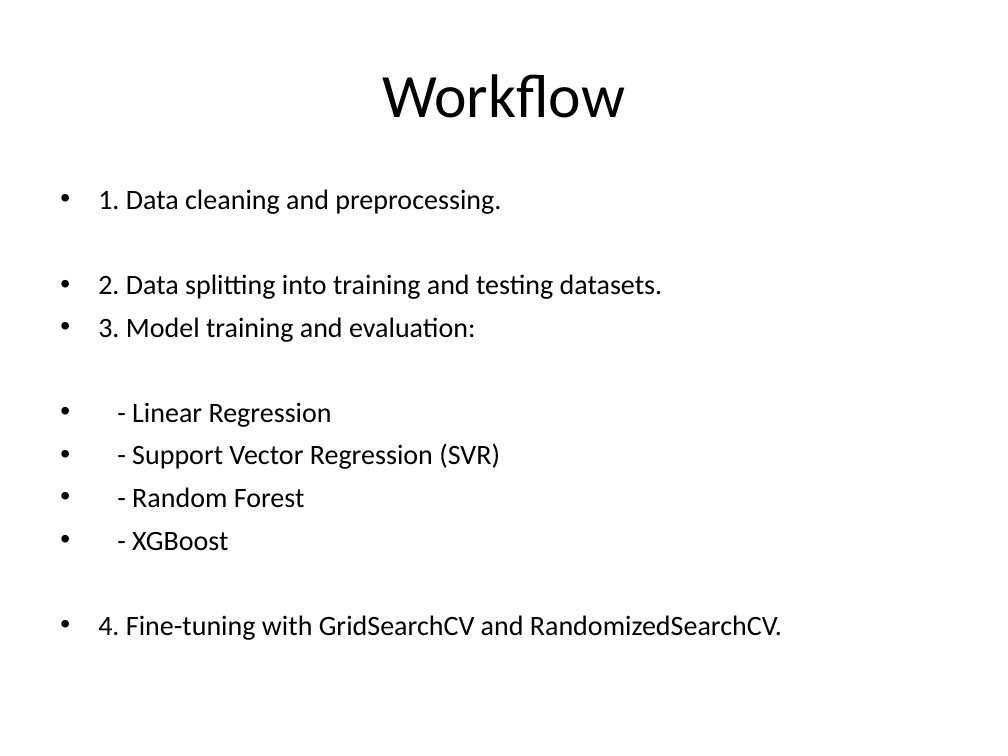
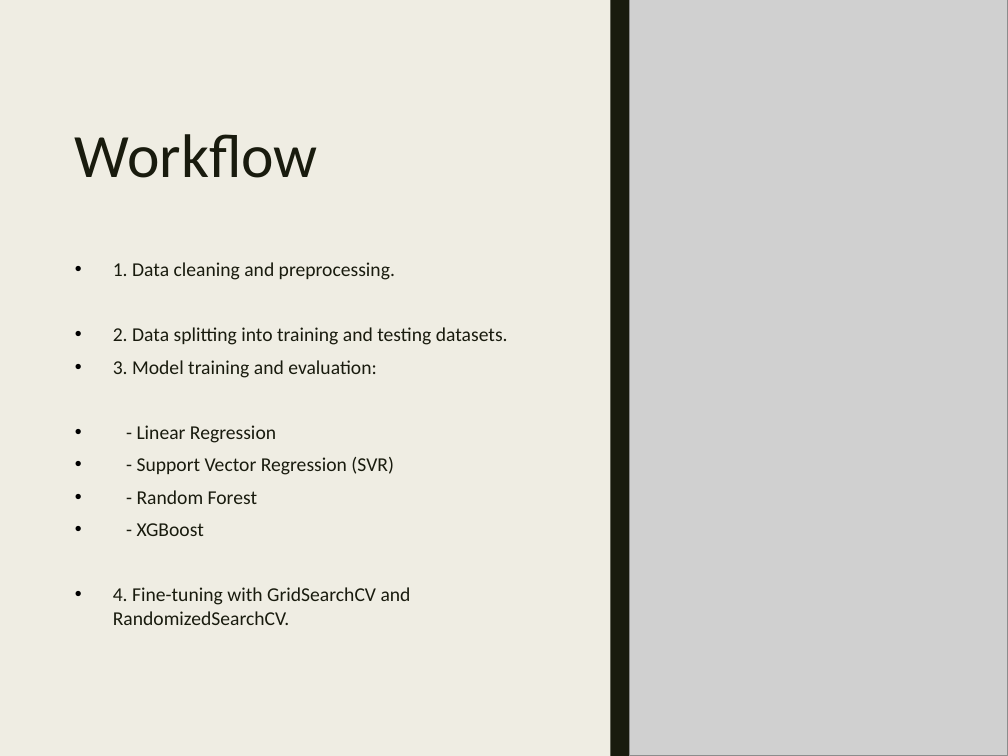
Before and after one commit to ClaensData95/LHL-Midterm-Project, a slide deck: slide 3 of Data-Science-Mdterm-Project.pptx (slide 4 before the commit). Drawn at 1008x756 pixels with LibreOffice and Linux fonts; fonts in the diff are those of the drawing; grey boxes stand for pictures. Boxes give left, top, right and bottom in pixels: in the first picture for what was removed or moved away, otherwise in the second. Text is boxed around its words. In the diff, an @@ line names an element or a change of style, - is before the commit and + after.

```diff
--- a/Data-Science-Mdterm-Project.pptx
+++ b/Data-Science-Mdterm-Project.pptx
@@ background #FFFFFF to #EFEDE3 @@
@@ rectangle added at (0,0,1008,756), fill #EFEDE3 @@
@@ rectangle added at (39,0,58,756), fill #191B0E @@
@@ rectangle added at (611,0,630,756), fill #191B0E @@
@@ picture added at (629,0,1008,756) @@
@@ title "Workflow": place and size @@
-title "Workflow" at (382,74,625,118)
+title "Workflow" at (75,134,318,178)
@@ title "Workflow" at (75,134,318,178): text colour #000000 to #191B0E; alignment centre to left; line spacing 1 to 0.89 @@
@@ text "1. Data cleaning and preprocessing.": place and size @@
-text "1. Data cleaning and preprocessing." at (98,189,782,640)
+text "1. Data cleaning and preprocessing." at (113,262,508,625)
@@ text "1. Data cleaning and preprocessing." at (113,262,508,625): size 20 to 14 pt, text colour #000000 to #191B0E; line spacing 1 to 0.94; more space between paragraphs @@
```
Also in this commit, not shown: 8 other slides changed, 1 slide removed.
